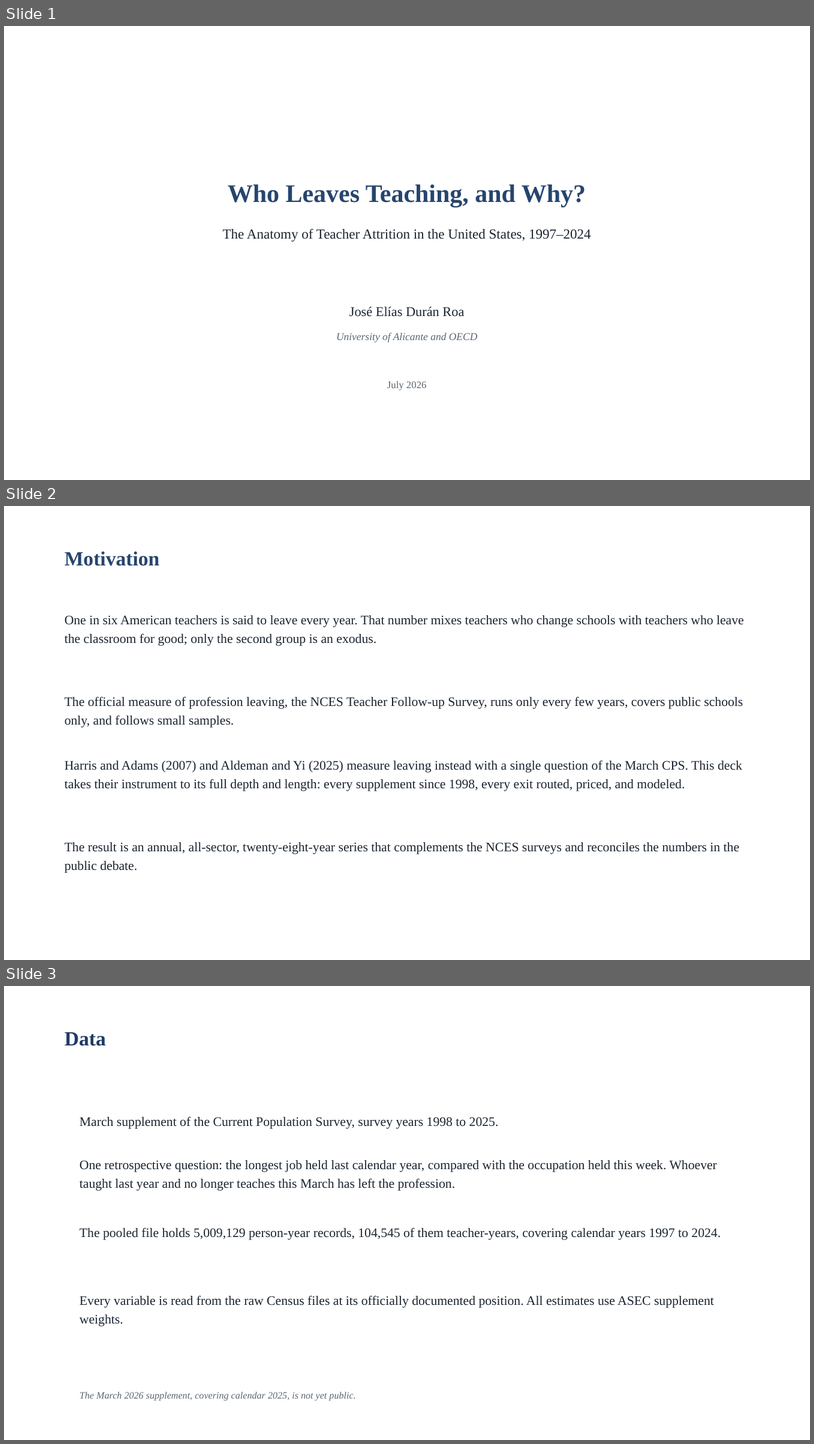
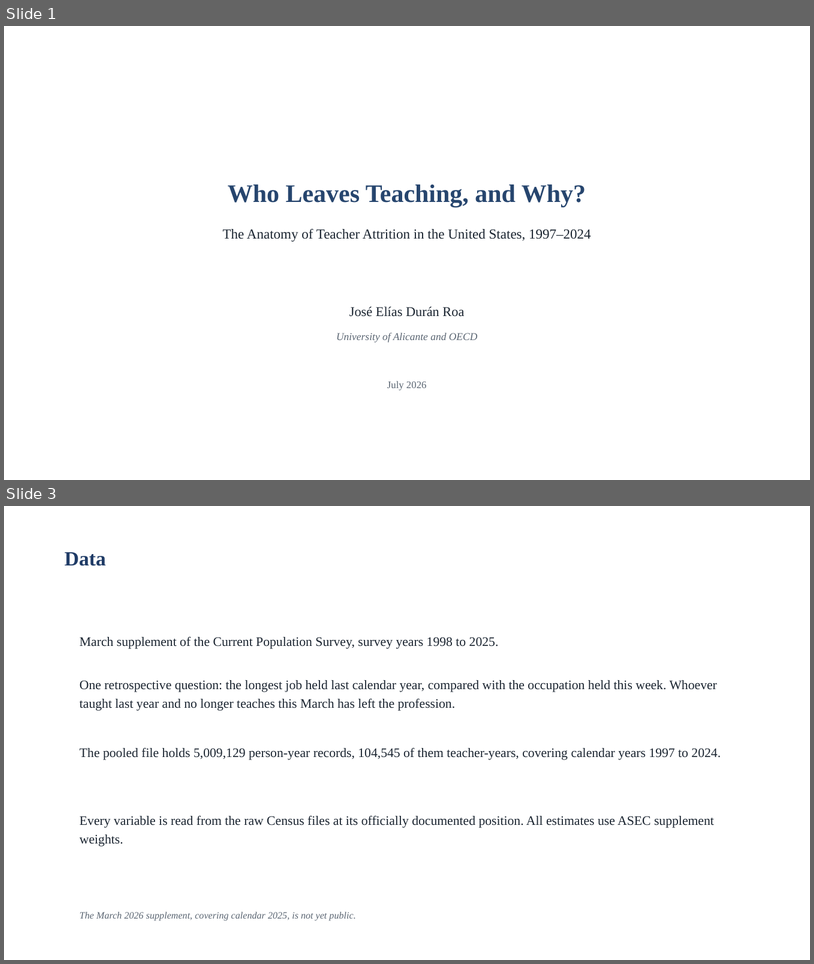
Before and after one commit to jedr1-ship-it/Alternative-Pathways----Quant, a slide deck: report/teacher_attrition_figures.pptx. Shown one above the other, each under a label of ours: slides 1, 2 and 3 before the commit, slides 1 and 3 after it; the slides between them are not shown. The pictures are 814x1444 and 814x964 pixels, drawn with LibreOffice and Linux fonts; fonts in the diff are those of the drawing. Boxes give left, top, right and bottom in pixels: in the first picture for what was removed or moved away, otherwise in the second. Text is boxed around its words. In the diff, an @@ line names an element or a change of style, - is before the commit and + after.

```diff
--- a/report/teacher_attrition_figures.pptx
+++ b/report/teacher_attrition_figures.pptx
@@ slide 2 removed at [4, 506, 810, 960], background #FFFFFF @@
@@ text removed at [65, 551, 160, 566] @@
-Motivation
@@ text removed at [65, 615, 744, 646] @@
-One in six American teachers is said to leave every year. That number mixes teachers who change schools with teachers who leave the classroom for good; only the second group is an exodus.
@@ text removed at [65, 696, 743, 727] @@
-The official measure of profession leaving, the NCES Teacher Follow-up Survey, runs only every few years, covers public schools only, and follows small samples.
@@ text removed at [65, 760, 743, 791] @@
-Harris and Adams (2007) and Aldeman and Yi (2025) measure leaving instead with a single question of the March CPS. This deck takes their instrument to its full depth and length: every supplement since 1998, every exit routed, priced, and modeled.
@@ text removed at [65, 842, 740, 873] @@
-The result is an annual, all-sector, twenty-eight-year series that complements the NCES surveys and reconciles the numbers in the public debate.
```
Also in this commit, not shown: 1 slide added, 1 other file.
